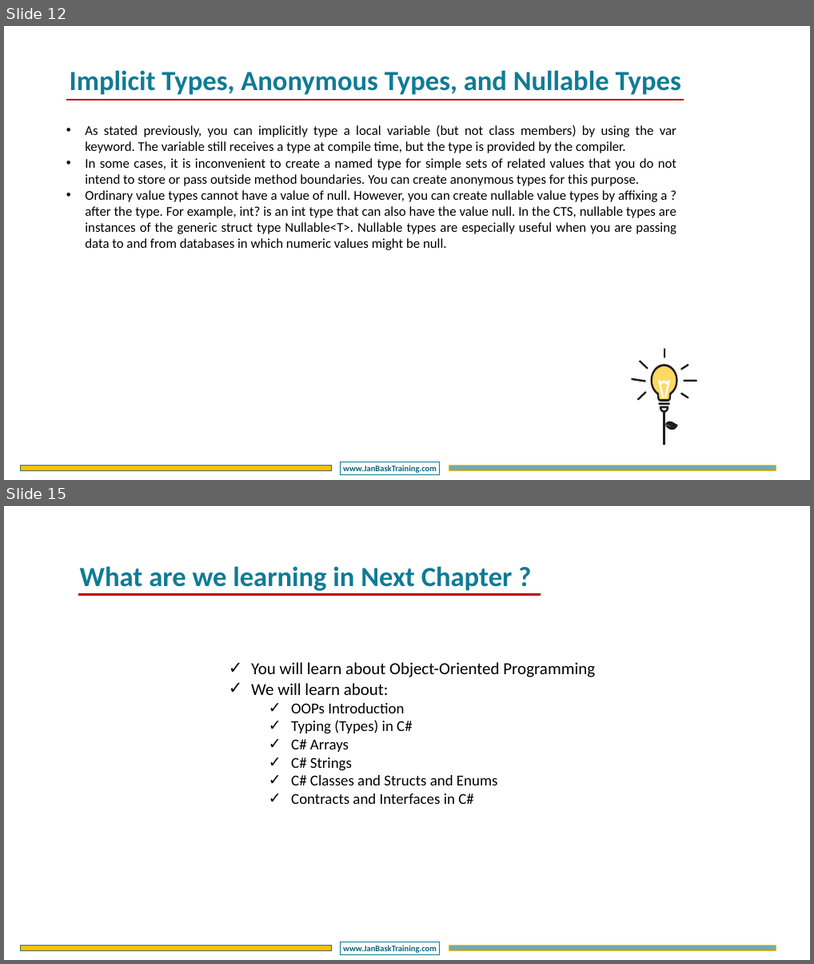
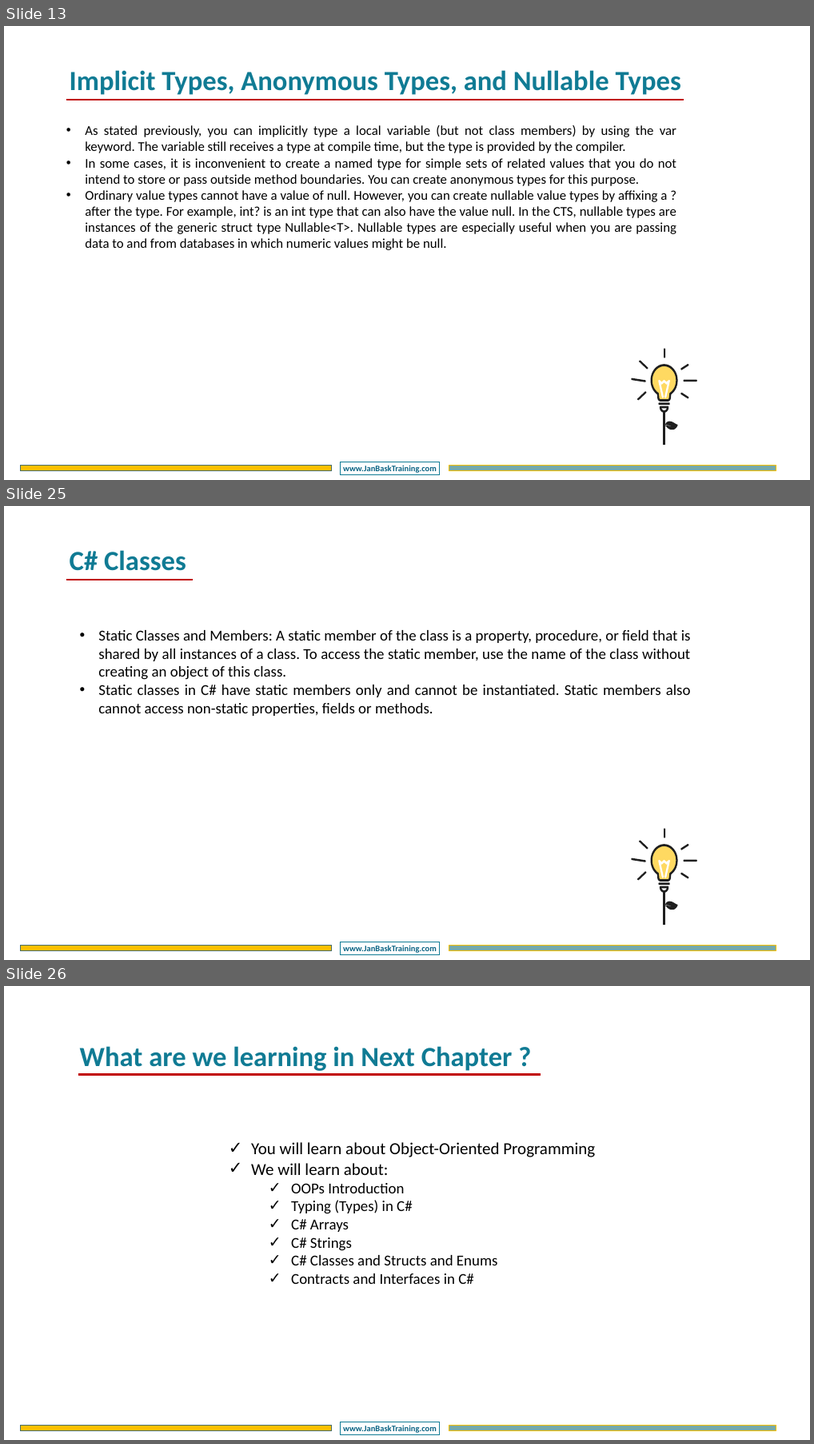
Before and after one commit to DotNetTraining/DotNetEssentials, a slide deck: slides/OOPC/OOPC - Chapter2.pptx. Shown one above the other, each under a label of ours: slides 12 and 15 before the commit, slides 13, 25 and 26 after it; the slides between them are not shown. The pictures are 814x964 and 814x1444 pixels, drawn with LibreOffice and Linux fonts; fonts in the diff are those of the drawing; background and template pictures are left out. Boxes give left, top, right and bottom in pixels: in the first picture for what was removed or moved away, otherwise in the second. Text is boxed around its words. In the diff, an @@ line names an element or a change of style, - is before the commit and + after.

```diff
--- a/slides/OOPC/OOPC - Chapter2.pptx
+++ b/slides/OOPC/OOPC - Chapter2.pptx
@@ slide 25 added at [4,506,810,960], background #FFFFFF; not listed: 3 template elements that a slide beside it also shows @@
@@ text added at [70,550,186,571], 66 pt, text #107B94, bold @@
+C# Classes
@@ line added from (66, 580) to (193, 580), #C00000 4.5 pt @@
@@ text added at [98,630,691,716], 36 pt, text #000000 @@
+• Static Classes and Members: A static member of the class is a property, procedure, or field that is shared by all instances of a class. To access the static member, use the name of the class without creating an object of this class.
+• Static classes in C# have static members only and cannot be instantiated. Static members also cannot access non-static properties, fields or methods.
@@ group added at [631,828,698,924]: 13 freeform shapes, 1 line @@
@@ what was slide 12 is now slide 13 @@
@@ what was slide 15 is now slide 26 @@
```
Also in this commit, not shown: 2 slides changed, 10 other slides added, 9 other files.
